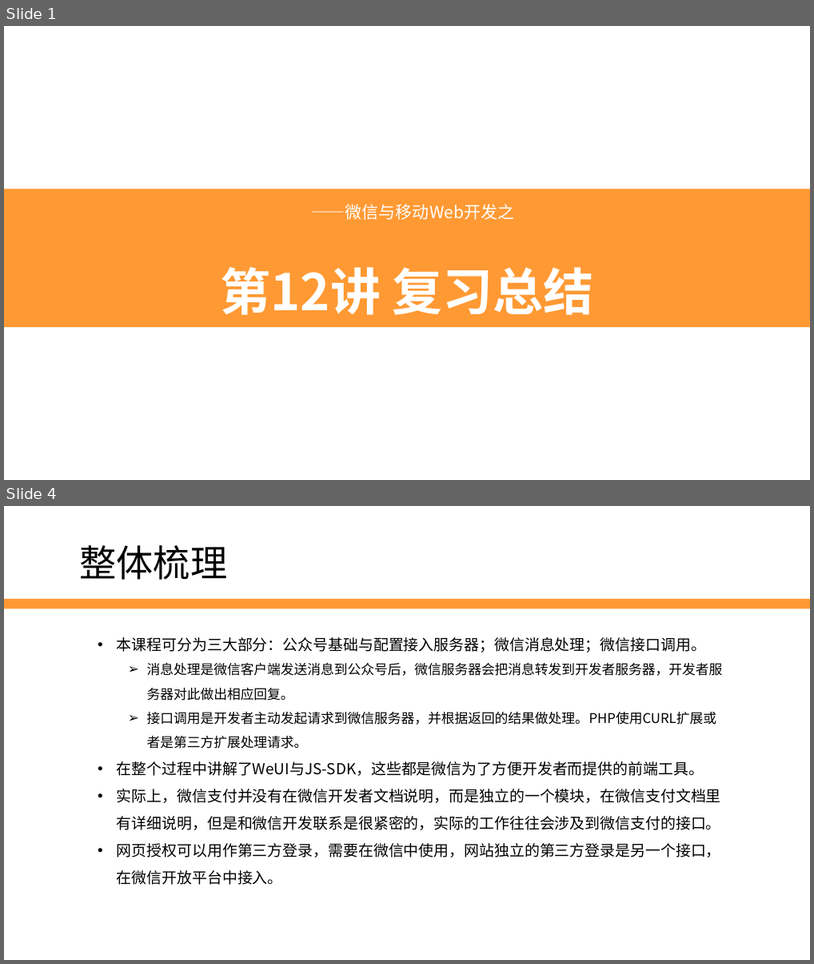
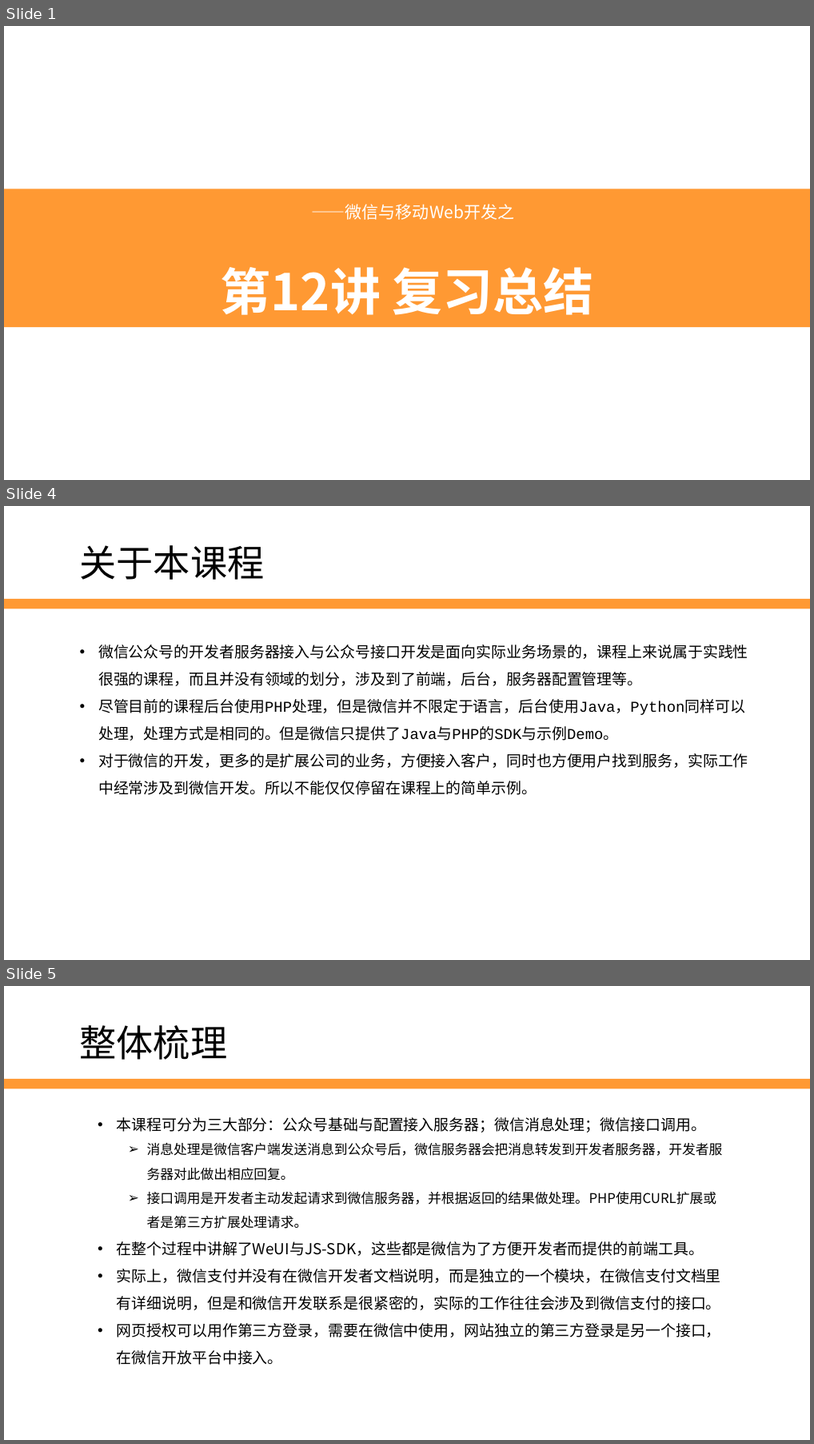
Before and after one commit to edu2act/2017-2018_1st_Wechat_Web_Programming, a slide deck: 课程ppt/第12讲 复习总结.pptx. Shown one above the other, each under a label of ours: slides 1 and 4 before the commit, slides 1, 4 and 5 after it; the slides between them are not shown. The pictures are 814x964 and 814x1444 pixels, drawn with LibreOffice and Linux fonts; fonts in the diff are those of the drawing; background and template pictures are left out. Boxes give left, top, right and bottom in pixels: in the first picture for what was removed or moved away, otherwise in the second. Text is boxed around its words. In the diff, an @@ line names an element or a change of style, - is before the commit and + after.

```diff
--- a/课程ppt/第12讲 复习总结.pptx
+++ b/课程ppt/第12讲 复习总结.pptx
@@ slide 4 added at <box>4,506,810,960</box>, background #FFFFFF; not listed: 1 template element that a slide beside it also shows @@
@@ text added at <box>80,545,265,580</box>, 44 pt, text #000000 @@
+关于本课程
@@ text added at <box>98,644,749,795</box>, 18 pt, text #000000 @@
+• 微信公众号的开发者服务器接入与公众号接口开发是面向实际业务场景的，课程上来说属于实践性很强的课程，而且并没有领域的划分，涉及到了前端，后台，服务器配置管理等。
+• 尽管目前的课程后台使用PHP处理，但是微信并不限定于语言，后台使用Java，Python同样可以处理，处理方式是相同的。但是微信只提供了Java与PHP的SDK与示例Demo。
+• 对于微信的开发，更多的是扩展公司的业务，方便接入客户，同时也方便用户找到服务，实际工作中经常涉及到微信开发。所以不能仅仅停留在课程上的简单示例。
@@ what was slide 4 is now slide 5 @@
```
Also in this commit, not shown: 5 slides changed, 2 other slides added, 2 slides removed, 2 other files.
